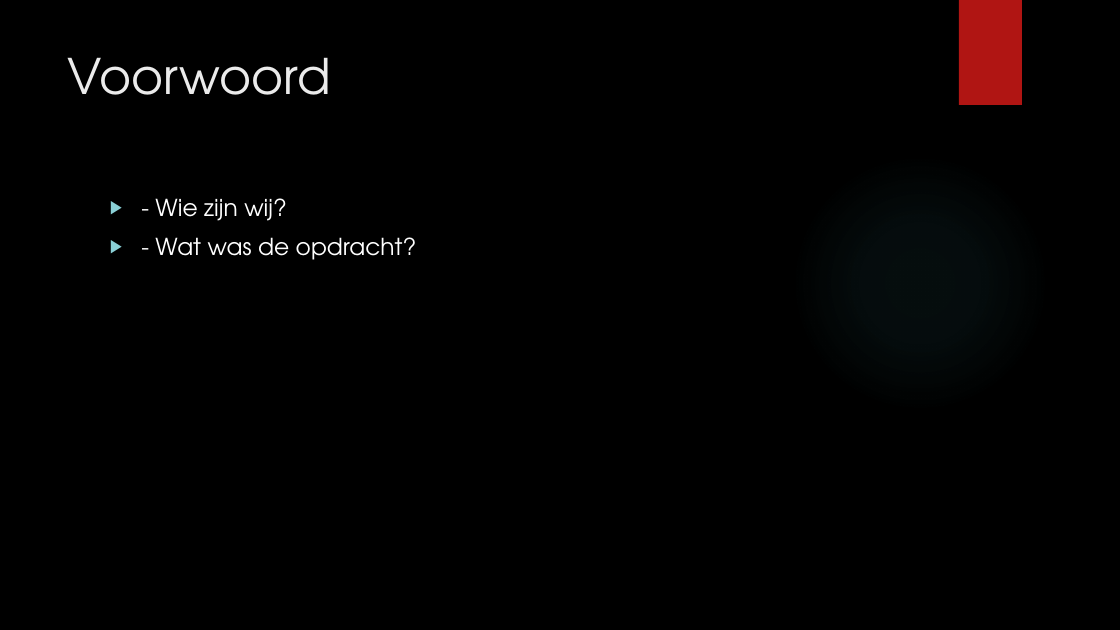
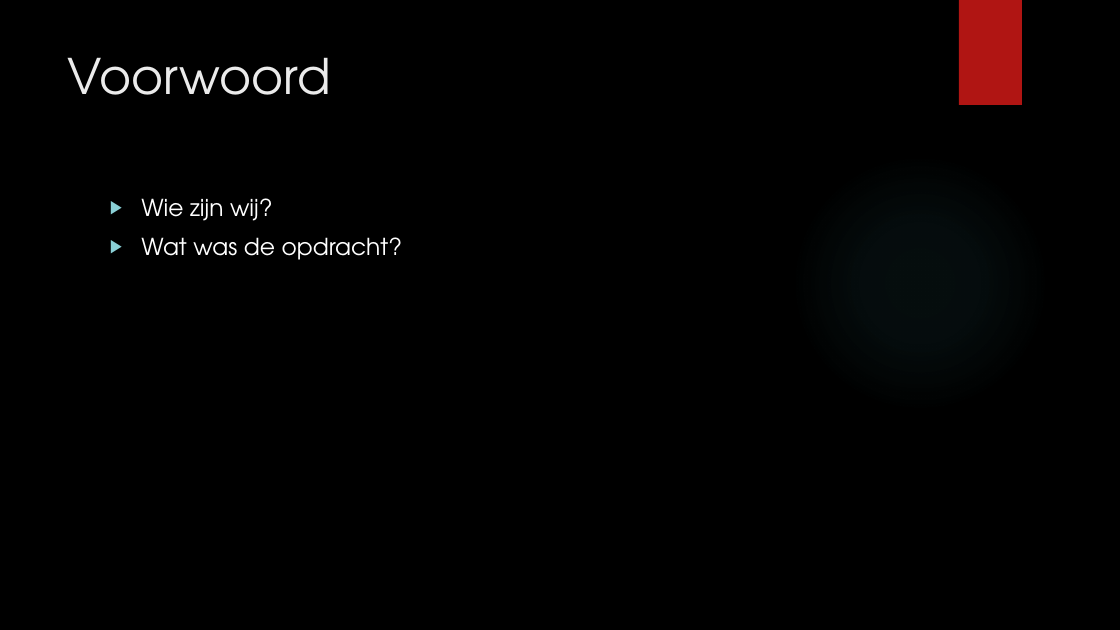
Before and after one commit to tvveen/Vossen-Konijnen, a slide deck: slide 2 of Documentatie/Simulatie Vossen en Konijnen.pptx. Drawn at 1120x630 pixels with LibreOffice and Linux fonts; fonts in the diff are those of the drawing; background and template pictures are left out. Boxes give left, top, right and bottom in pixels: in the first picture for what was removed or moved away, otherwise in the second. Text is boxed around its words. In the diff, an @@ line names an element or a change of style, - is before the commit and + after.

```diff
--- a/Documentatie/Simulatie Vossen en Konijnen.pptx
+++ b/Documentatie/Simulatie Vossen en Konijnen.pptx
@@ text at (x1=141, y1=198, x2=403, y2=260): text changed @@
-▶ - Wie zijn wij?
-▶ - Wat was de opdracht?
+▶ Wie zijn wij?
+▶ Wat was de opdracht?
```
Also in this commit, not shown: 5 other slides changed, 1 slide added, 2 slides removed.
